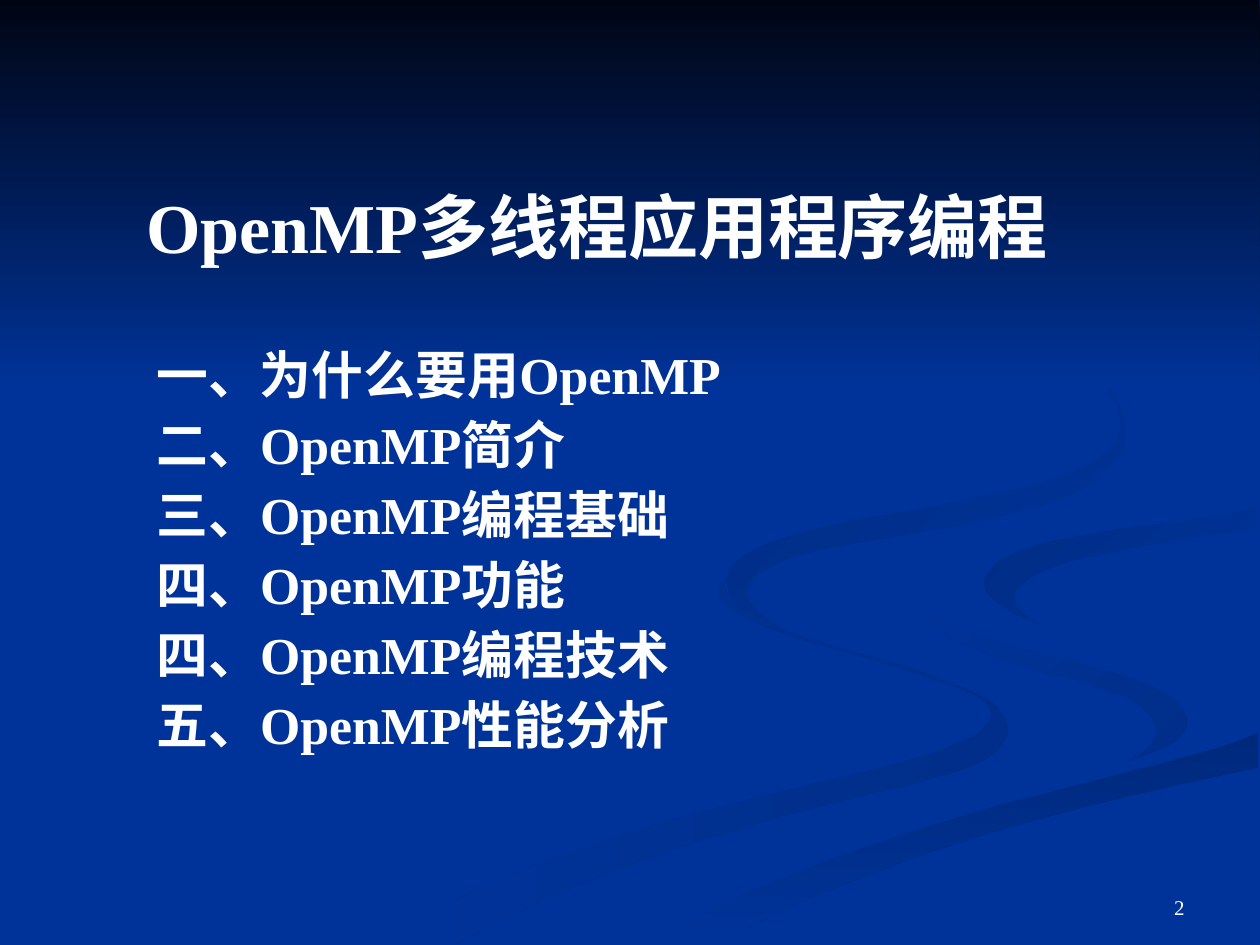
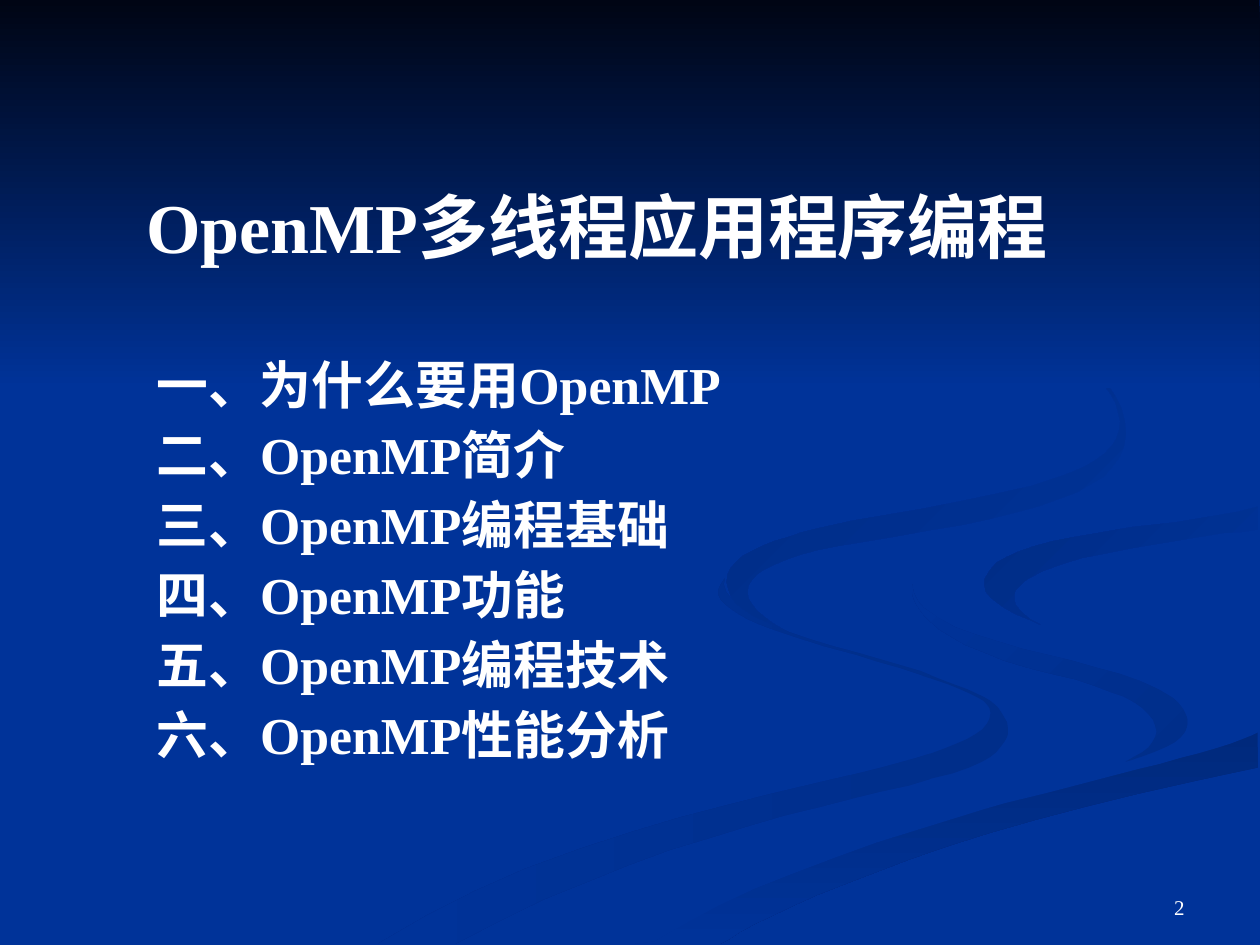
Before and after one commit to cedarli/linux, a slide deck: slide 2 of openMP/doc/OpenMP.ppt. Drawn at 1260x945 pixels with LibreOffice and Linux fonts; fonts in the diff are those of the drawing. Boxes give left, top, right and bottom in pixels: in the first picture for what was removed or moved away, otherwise in the second. Text is boxed around its words. In the diff, an @@ line names an element or a change of style, - is before the commit and + after.

Commit message:
[modify] openMP directives.

```diff
--- a/openMP/doc/OpenMP.ppt
+++ b/openMP/doc/OpenMP.ppt
@@ text "一、为什么要用OpenMP": place and size @@
-text "一、为什么要用OpenMP" at (156,350,720,755)
+text "一、为什么要用OpenMP" at (156,360,720,765)
@@ text at (156,639,669,765): text changed @@
-四、OpenMP编程技术
-五、OpenMP性能分析
+五、OpenMP编程技术
+六、OpenMP性能分析
```
Also in this commit, not shown: 3 other slides changed, 18 other files.
